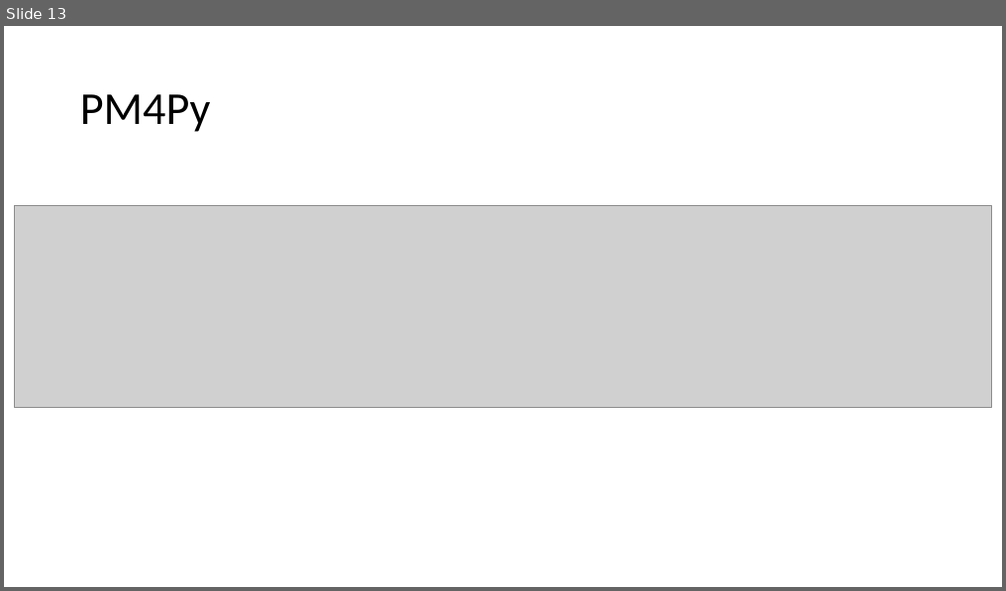
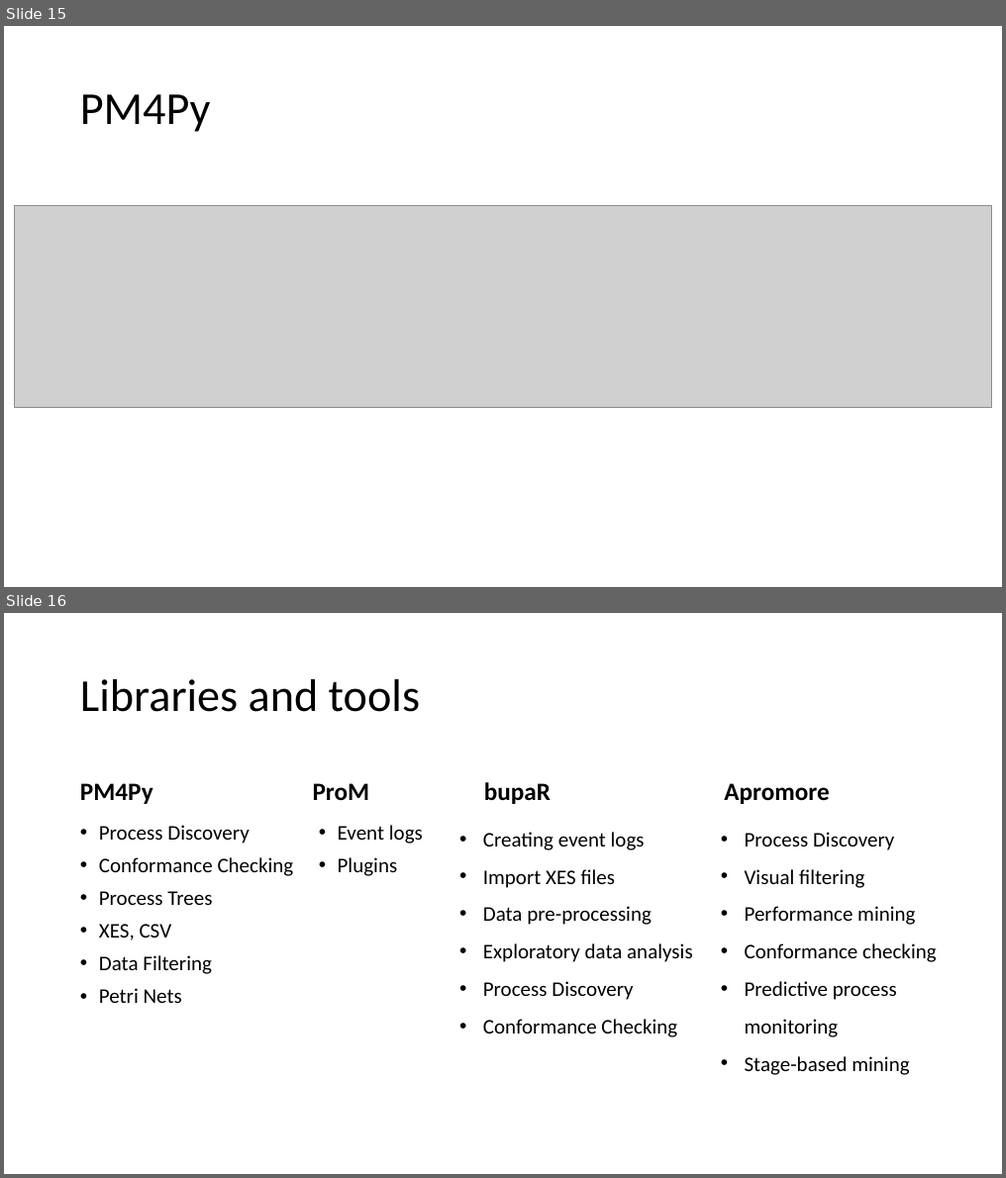
Before and after one commit to kensekense/unige-spring-2020, a slide deck: models/presentation4_CSmodeling.pptx. Shown one above the other, each under a label of ours: slide 13 before the commit, slides 15 and 16 after it. The pictures are 1006x591 and 1006x1178 pixels, drawn with LibreOffice and Linux fonts; fonts in the diff are those of the drawing; grey boxes stand for pictures. Boxes give left, top, right and bottom in pixels: in the first picture for what was removed or moved away, otherwise in the second. Text is boxed around its words. In the diff, an @@ line names an element or a change of style, - is before the commit and + after.

```diff
--- a/models/presentation4_CSmodeling.pptx
+++ b/models/presentation4_CSmodeling.pptx
@@ slide 16 added at bbox=[4, 613, 1002, 1174], background #FFFFFF @@
@@ title added at bbox=[80, 679, 420, 712], 44 pt, text #000000 @@
+Libraries and tools
@@ text added at bbox=[80, 783, 153, 804], 24 pt, text #000000, bold @@
+PM4Py
@@ text added at bbox=[313, 783, 370, 801], 24 pt, text #000000, bold @@
+ProM
@@ text added at bbox=[484, 782, 550, 804], 24 pt, text #000000, bold @@
+bupaR
@@ text added at bbox=[724, 783, 829, 804], 24 pt, text #000000, bold @@
+Apromore
@@ text added at bbox=[99, 825, 294, 1003], 20 pt, text #000000 @@
+• Process Discovery
+• Conformance Checking
+• Process Trees
+• XES, CSV
+• Data Filtering
+• Petri Nets
@@ text added at bbox=[338, 825, 423, 876], 20 pt, text #000000 @@
+• Event logs
+• Plugins
@@ text added at bbox=[483, 832, 693, 1038], 20 pt, text #000000 @@
+• Creating event logs
+• Import XES files
+• Data pre-processing
+• Exploratory data analysis
+• Process Discovery
+• Conformance Checking
@@ text added at bbox=[745, 832, 937, 1075], 20 pt, text #000000 @@
+• Process Discovery
+• Visual filtering
+• Performance mining
+• Conformance checking
+• Predictive process monitoring
+• Stage-based mining
@@ what was slide 13 is now slide 15 @@
```
Also in this commit, not shown: 3 other slides added, 1 slide removed, 3 other files.
